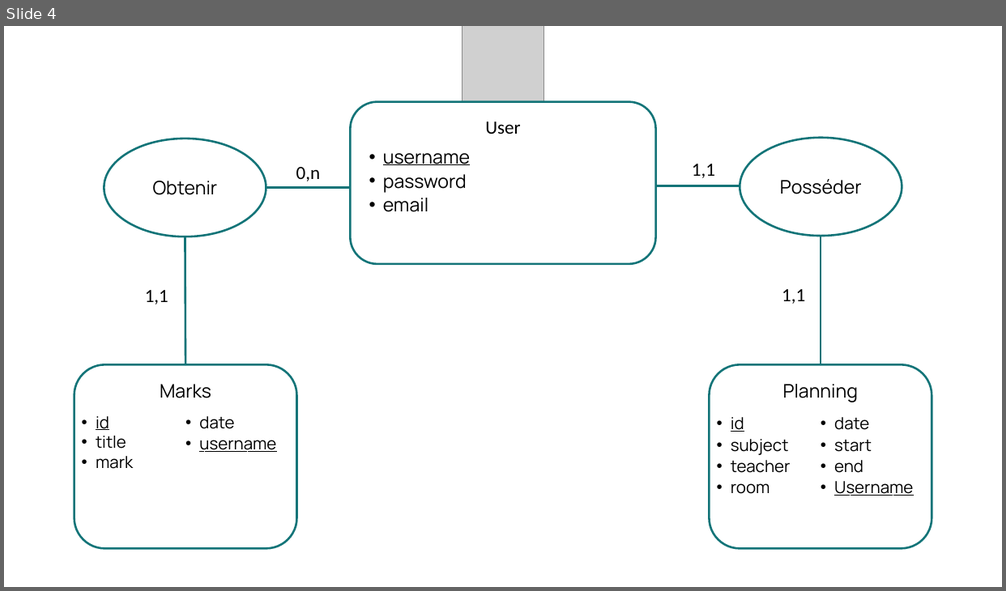
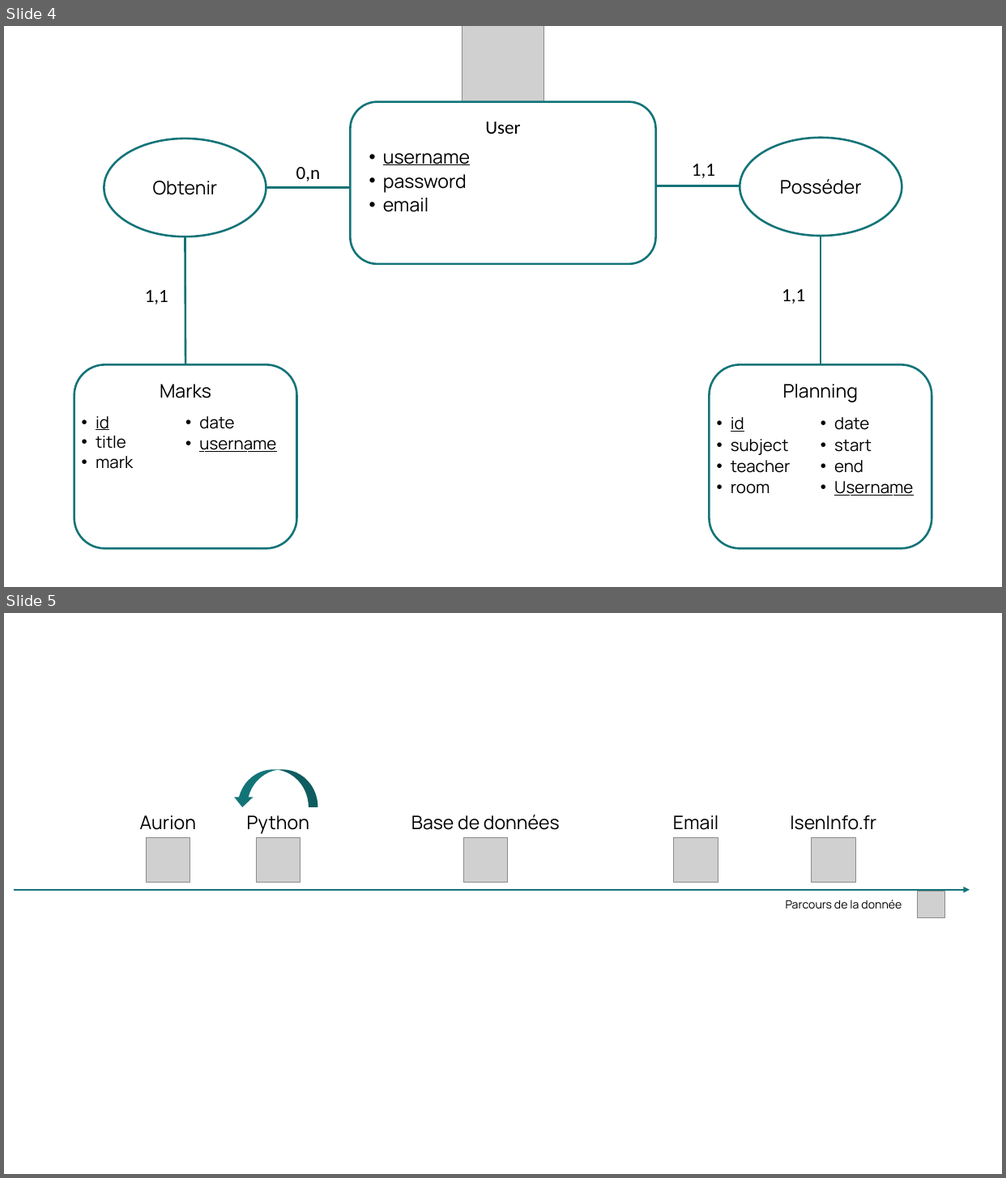
Before and after one commit to hugodemenez/isen-student-portal, a slide deck: presentation/Structure_Projet.pptx. Shown one above the other, each under a label of ours: slide 4 before the commit, slides 4 and 5 after it. The pictures are 1006x591 and 1006x1178 pixels, drawn with LibreOffice and Linux fonts; fonts in the diff are those of the drawing; grey boxes stand for pictures. Boxes give left, top, right and bottom in pixels: in the first picture for what was removed or moved away, otherwise in the second. Text is boxed around its words. In the diff, an @@ line names an element or a change of style, - is before the commit and + after.

```diff
--- a/presentation/Structure_Projet.pptx
+++ b/presentation/Structure_Projet.pptx
@@ slide 5 added at (x1=4, y1=613, x2=1002, y2=1174), background #FFFFFF @@
@@ curved down arrow added at (x1=233, y1=769, x2=318, y2=807), fill #137478 @@
@@ text added at (x1=140, y1=815, x2=196, y2=830), 18 pt, text #000000 @@
+Aurion
@@ text added at (x1=247, y1=815, x2=309, y2=834), 18 pt, text #000000 @@
+Python
@@ text added at (x1=411, y1=815, x2=560, y2=830), 18 pt, text #000000 @@
+Base de données
@@ text added at (x1=673, y1=815, x2=718, y2=830), 18 pt, text #000000 @@
+Email
@@ text added at (x1=790, y1=815, x2=876, y2=830), 18 pt, text #000000 @@
+IsenInfo.fr
@@ picture added at (x1=146, y1=838, x2=189, y2=883) @@
@@ picture added at (x1=256, y1=838, x2=300, y2=883) @@
@@ picture added at (x1=463, y1=838, x2=508, y2=883) @@
@@ picture added at (x1=674, y1=838, x2=718, y2=883) @@
@@ picture added at (x1=811, y1=838, x2=855, y2=883) @@
@@ arrow added from (14, 890) to (970, 890), #137478 2 pt @@
@@ text added at (x1=786, y1=900, x2=901, y2=909), 11 pt, text #000000 @@
+Parcours de la donnée
@@ picture added at (x1=918, y1=892, x2=944, y2=918) @@
```
Also in this commit, not shown: 2 slides changed, 1 slide removed, 6 other files.
